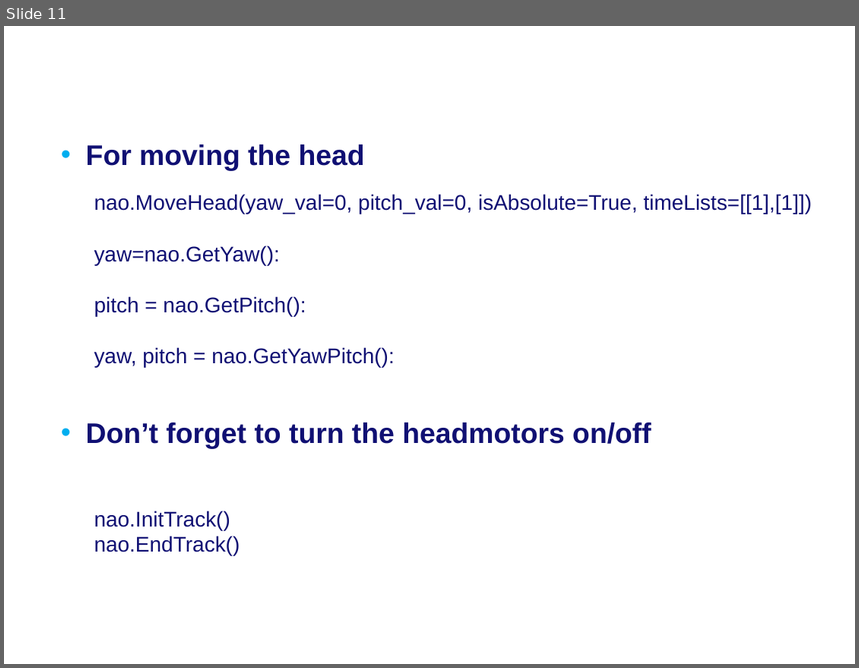
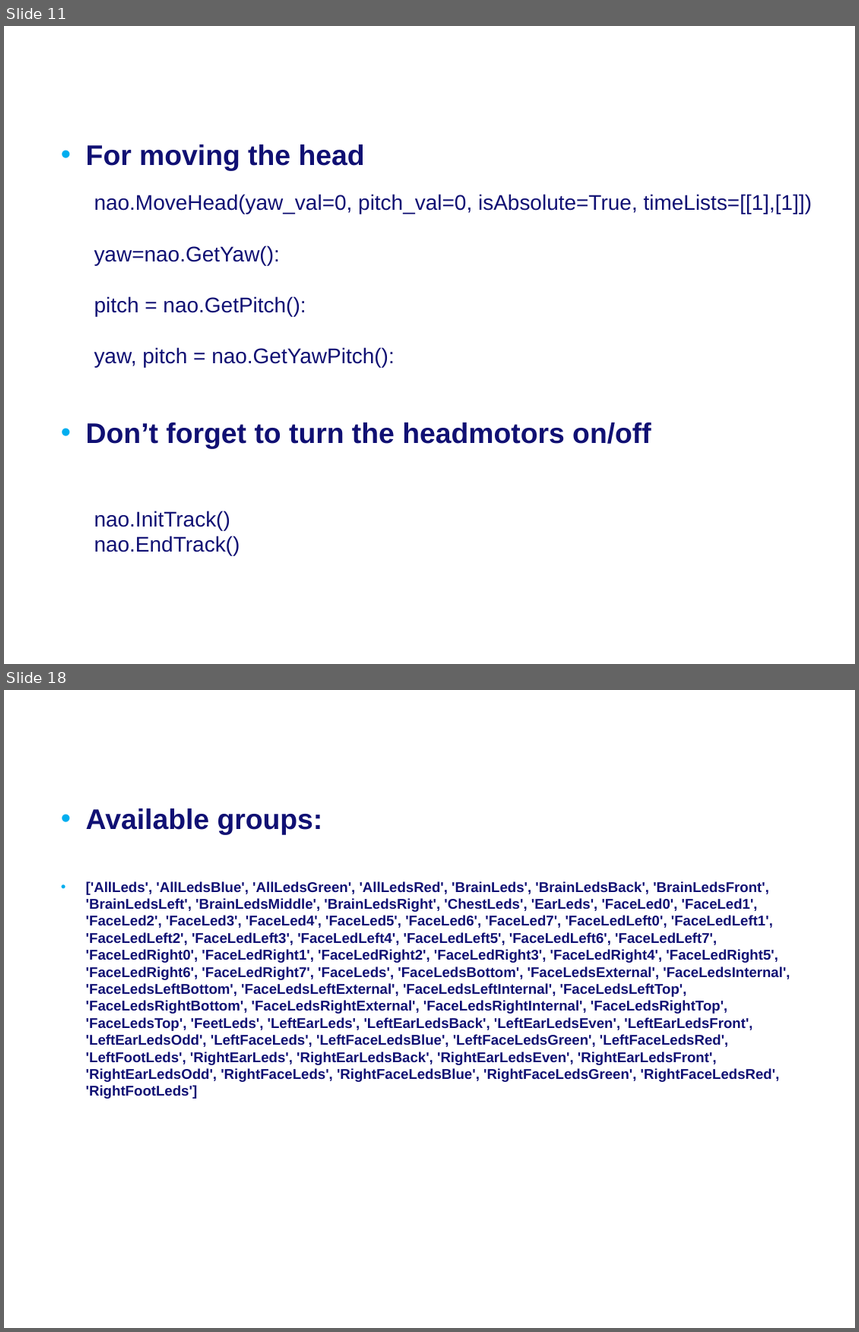
Before and after one commit to Rctue/nao-lib, a slide deck: Manual nao-lib.pptx. Shown one above the other, each under a label of ours: slide 11 before the commit, slides 11 and 18 after it; the slides between them are not shown. The pictures are 859x668 and 859x1332 pixels, drawn with LibreOffice and Linux fonts; fonts in the diff are those of the drawing; background and template pictures are left out. Boxes give left, top, right and bottom in pixels: in the first picture for what was removed or moved away, otherwise in the second. Text is boxed around its words. In the diff, an @@ line names an element or a change of style, - is before the commit and + after.

```diff
--- a/Manual nao-lib.pptx
+++ b/Manual nao-lib.pptx
@@ slide 18 added at [4, 690, 855, 1328], background #FFFFFF @@
@@ title added at [61, 690, 808, 774], 28 pt, text #FFFFFF, bold @@
+LED Pattern files
@@ text added at [86, 809, 790, 1099], 12 pt, text #101073, bold @@
+• Available groups:
+• ['AllLeds', 'AllLedsBlue', 'AllLedsGreen', 'AllLedsRed', 'BrainLeds', 'BrainLedsBack', 'BrainLedsFront', 'BrainLedsLeft', 'BrainLedsMiddle', 'BrainLedsRight', 'ChestLeds', 'EarLeds', 'FaceLed0', 'FaceLed1', 'FaceLed2', 'FaceLed3', 'FaceLed4', 'FaceLed5', 'FaceLed6', 'FaceLed7', 'FaceLedLeft0', 'FaceLedLeft1', 'FaceLedLeft2', 'FaceLedLeft3', 'FaceLedLeft4', 'FaceLedLeft5', 'FaceLedLeft6', 'FaceLedLeft7', 'FaceLedRight0', 'FaceLedRight1', 'FaceLedRight2', 'FaceLedRight3', 'FaceLedRight4', 'FaceLedRight5', 'FaceLedRight6', 'FaceLedRight7', 'FaceLeds', 'FaceLedsBottom', 'FaceLedsExternal', 'FaceLedsInternal', 'FaceLedsLeftBottom', 'FaceLedsLeftExternal', 'FaceLedsLeftInternal', 'FaceLedsLeftTop', 'FaceLedsRightBottom', 'FaceLedsRightExternal', 'FaceLedsRightInternal', 'FaceLedsRightTop', 'FaceLedsTop', 'FeetLeds', 'LeftEarLeds', 'LeftEarLedsBack', 'LeftEarLedsEven', 'LeftEarLedsFront', 'LeftEarLedsOdd', 'LeftFaceLeds', 'LeftFaceLedsBlue', 'LeftFaceLedsGreen', 'LeftFaceLedsRed', 'LeftFootLeds', 'RightEarLeds', 'RightEarLedsBack', 'RightEarLedsEven', 'RightEarLedsFront', 'RightEarLedsOdd', 'RightFaceLeds', 'RightFaceLedsBlue', 'RightFaceLedsGreen', 'RightFaceLedsRed', 'RightFootLeds']
```
Also in this commit, not shown: 1 slide changed, 7 other slides added, 1 slide removed, 2 other files.
